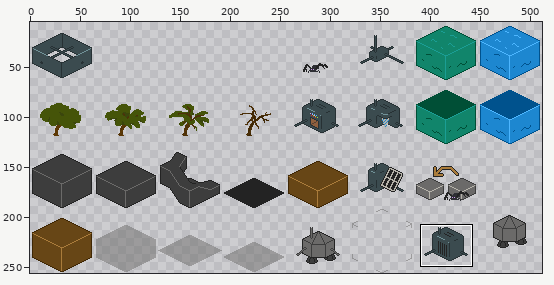
Edited in one commit: sprite sheet (assets/image/tileset.png). Above: a wide view before the commit, with the close-up outlined.
Close-up. Earlier state:
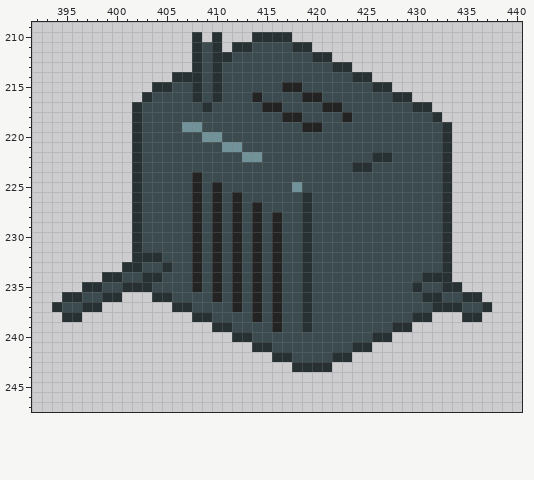
The file is 512x256 pixels. Colours within 5 levels of each other are drawn and written as one. Shown: x 392..440, y 209..247. The wide view leaves out empty margins. The commit also changed other parts of the picture, which this record leaves out.
After:
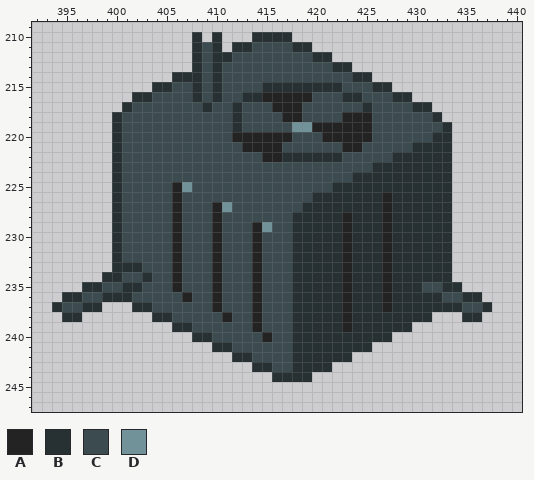
Palette (. is transparent): A #232323  B #273134  C #3b4b4f  D #719298
The exact change:
Changed rows in their new state; - is an unchanged pixel.
first column x 400:
215 ---------------BBBBBBBB----------
216 --B----------BBAAAA-C--BB--------
217 -BC---------B--C-AA--CC--B-------
218 BCC---------B-----------AA-------
219 BCC----CC---B-----DD-AAAAA-------
220 BCC------CC-AAAAAA---AAAAA------B
221 BCC--------CCAAAA------AA-----BBB
222 BCC----------CCAABBBBBB---CCBBBBB
223 BCC---------------------CCBBBBBBB
224 BCC-----C---------------BBBBBBBBB
225 BCC---ADC-C-------C---BBBBBBBBBBB
226 BCC---A-C-C-C------CBBBBBBBABBBBB
227 BCC---A-C--DC-C-----BBBBBBBABBBBB
228 BCC---A-C---C-C-C-B-BBBABBBABBBBB
229 BCC---A-C---C--DC-B-BBBABBBABBBBB
230 BCC---A-C---C---C-B-BBBABBBABBBBB
231 BCC---A-C---C---C-B-BBBABBBABBBBB
232 BCCCC-A-C---C---C-B-BBBABBBABBBBB
233 B----CA-C---C---C-B-BBBABBBABBBBB
234 ----C-A-C---C---C-B-BBBABBBABBB--
235 ---C--A-C---C---C-B-BBBABBBABB---
236 -BCCCC-A----C---C-B-BBBABBBABBB--
237 --BBCCCC--A-C---C-B-BBBABBBABBBB-
238 ----BBCCCC-A----C-B-BBBABBBBBB---
239 ------BBCCCC--A-C-B-BBBABBBB-----
240 --------BBCCCC-A--BBBBBBBB-------
241 ----------BBCCCC--BBBBBB---------
242 ------------BBCCCCBBBB-----------
243 --------------BBCC---------------
244 ----------------BBBB-------------
